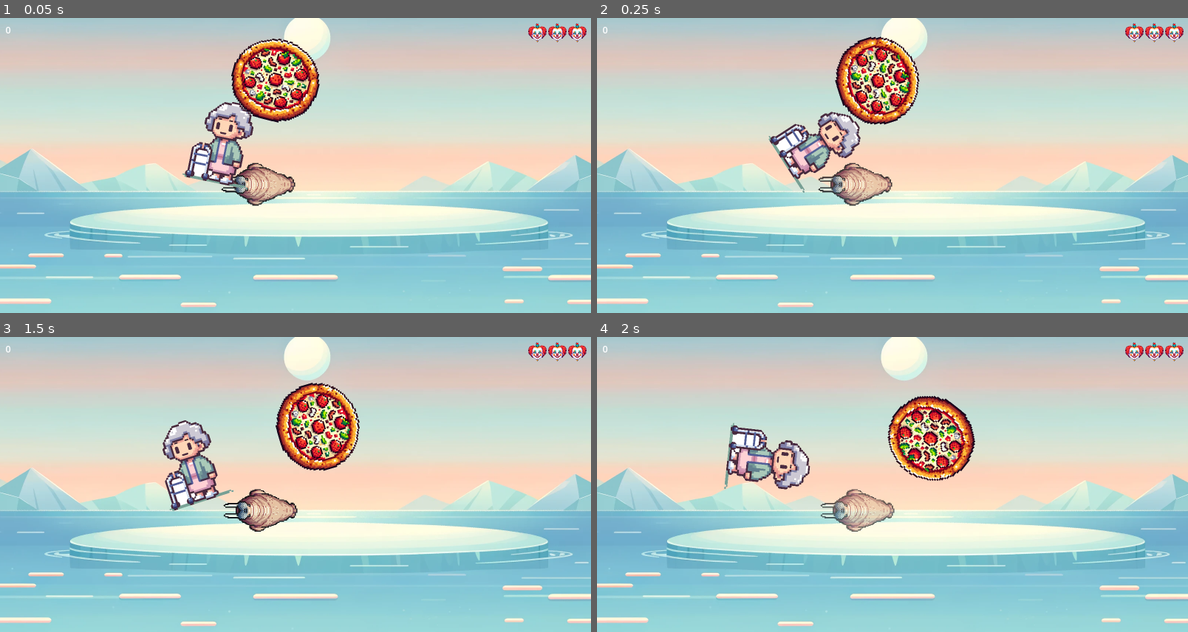
Above: before the commit, frames 1-4 (two rows, left to right).
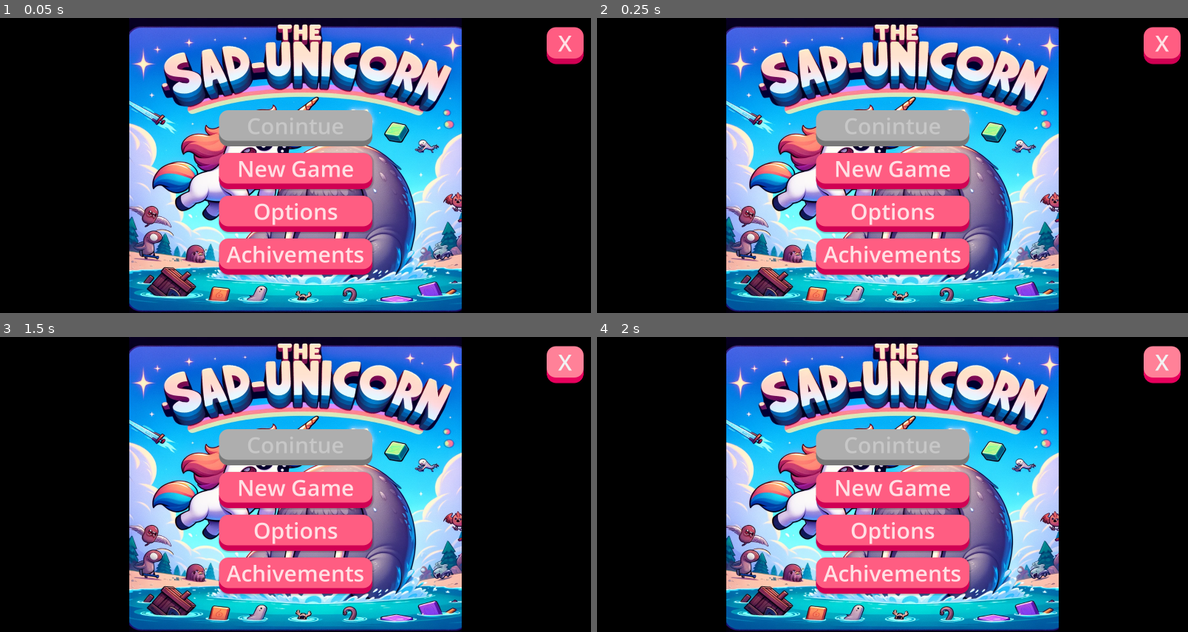
Above: after the commit, the same moments.

Repository: bytedev-code/the-sad-unicorn
Game: Godot game, scene res://menu/menu.tscn
The game is run twice, just before and just after one commit, with the same random seed, the same clock (stepped at 60 frames per second) and the same inputs. Before the commit the project starts from res://game.tscn.
Inputs (mouse positions are in pixels of both pictures, inside the frame that each line leads up to):
- Up to frame 1 (0.05 s): no input
- Up to frame 2 (0.25 s): no input
- Up to frame 3 (1.5 s): click (295, 575) at 0.5 s, where only the run after the commit has a clickable "Achivements"; click (567, 363) at 1.25 s, where only the run after the commit has a clickable "X"
- Up to frame 4 (2 s): no input

The runs differ from the first frame. In frame 1, 99% of the frame differs, in the area x 0-100%, y 0-100%; in frame 2, 99%; in frame 3, 99%; in frame 4, 99%.
Error before the commit: Invalid access to property or key 'game' on a base object of type 'Dictionary'. (res://achivements/scripts/achivements.gd:10)
Error after the commit: Invalid access to property or key 'game' on a base object of type 'Dictionary'. (res://menu/menu.gd:6)

Commit message:
Achivement Scene

Diff:
--- a/achivements/achivementBanner.tscn
+++ b/achivements/achivementBanner.tscn
@@ -16,6 +16,7 @@
 font_weight = 600
 
 [node name="AchivementBanner" type="Control"]
+custom_minimum_size = Vector2(300, 50)
 layout_mode = 3
 anchors_preset = 15
 anchor_right = 1.0
--- a/achivements/scripts/achivementsData.gd
+++ b/achivements/scripts/achivementsData.gd
@@ -11,7 +11,7 @@
 	{
 		"name": "Make the Unicorn Laugh",
 		"texture": preload("res://assets/enemies/unicorn_happy.png"),
-		"reference":["goals","completed", "normal"],
+		"reference":["game","completed", "default"],
 		"goal":1,
 		"reached": false
 	},
--- a/achivements/scripts/saveData.gd
+++ b/achivements/scripts/saveData.gd
@@ -75,5 +75,5 @@
 			if not value.has(key):
 				break
 			value = value[key]
-		if typeof(value) == TYPE_FLOAT and value >= achivement["goal"]:
+		if (typeof(value) == TYPE_FLOAT or typeof(value) == TYPE_INT) and not achivement["reached"] and value >= achivement["goal"]:
 			achivement["reached"] = true
--- /dev/null
+++ b/menu/AchivementItmeDisabled_theme.tres
@@ -0,0 +1,13 @@
+[gd_resource type="Theme" load_steps=2 format=3 uid="uid://b4q78j68ywahr"]
+
+[sub_resource type="StyleBoxFlat" id="StyleBoxFlat_dcyfx"]
+bg_color = Color(0.807843, 0.807843, 0.807843, 1)
+border_width_bottom = 15
+border_color = Color(0.698039, 0.698039, 0.698039, 1)
+corner_radius_top_left = 25
+corner_radius_top_right = 25
+corner_radius_bottom_right = 25
+corner_radius_bottom_left = 25
+
+[resource]
+Panel/styles/panel = SubResource("StyleBoxFlat_dcyfx")
--- /dev/null
+++ b/menu/AchivementItme_theme.tres
@@ -0,0 +1,17 @@
+[gd_resource type="Theme" load_steps=2 format=3 uid="uid://ch2dvnekos0or"]
+
+[sub_resource type="StyleBoxFlat" id="StyleBoxFlat_dcyfx"]
+bg_color = Color(0.623529, 0.658824, 0.992157, 1)
+border_width_bottom = 15
+border_color = Color(0.418115, 0.414518, 0.97575, 1)
+corner_radius_top_left = 25
+corner_radius_top_right = 25
+corner_radius_bottom_right = 25
+corner_radius_bottom_left = 25
+expand_margin_left = 5.0
+expand_margin_top = 5.0
+expand_margin_right = 5.0
+expand_margin_bottom = 5.0
+
+[resource]
+Panel/styles/panel = SubResource("StyleBoxFlat_dcyfx")
--- /dev/null
+++ b/menu/achivementItem.gd
@@ -0,0 +1,47 @@
+extends Control
+var notReachedTheme = preload("res://menu/AchivementItmeDisabled_theme.tres")
+var itemTheme = preload("res://menu/AchivementItme_theme.tres")
+var lockedIcon = preload("res://menu/lock-solid.svg")
+
+# Called when the node enters the scene tree for the first time.
+func _ready():
+	pass # Replace with function body.
+
+
+# Called every frame. 'delta' is the elapsed time since the previous frame.
+func _process(delta):
+	pass
+#
+func setAchivement(achivement):
+	if(achivement["reached"]):
+		$Panel/HBoxContainer/MarginContainer2/Label.text = achivement["name"]
+		$Panel/HBoxContainer/MarginContainer/TextureRect.texture = achivement["texture"]
+	else:
+		$Panel.theme = notReachedTheme
+		$Panel/HBoxContainer/MarginContainer2/Label.text = achivement["name"]
+		$Panel/HBoxContainer/MarginContainer/TextureRect.texture = lockedIcon
+
+
+
+
+
+
+	pass # Replace with function body.
+
+
+func _on_mouse_exited():
+	pass # Replace with function body.
+
+
+var anime_speed = .2
+
+func _on_panel_mouse_entered():
+	var tween = create_tween()
+	tween.tween_property($Panel, "scale:y", 1.1, anime_speed).set_ease(Tween.EASE_OUT)
+	tween.parallel().tween_property($Panel, "scale:x", 1.1,anime_speed).set_ease(Tween.EASE_OUT)
+
+
+func _on_panel_mouse_exited():
+	var tween = create_tween()
+	tween.tween_property($Panel, "scale:y", 1, anime_speed).set_ease(Tween.EASE_OUT)
+	tween.parallel().tween_property($Panel, "scale:x", 1,anime_speed).set_ease(Tween.EASE_OUT)
--- /dev/null
+++ b/menu/achivementItem.tscn
@@ -0,0 +1,69 @@
+[gd_scene load_steps=5 format=3 uid="uid://bkydytluia5xd"]
+
+[ext_resource type="Script" path="res://menu/achivementItem.gd" id="1_i8age"]
+[ext_resource type="Texture2D" uid="uid://dhi4rtdbmtggy" path="res://assets/enemies/banana.png" id="2_p8j85"]
+[ext_resource type="Theme" uid="uid://ch2dvnekos0or" path="res://menu/AchivementItme_theme.tres" id="2_sixtb"]
+
+[sub_resource type="SystemFont" id="SystemFont_npfcf"]
+font_names = PackedStringArray("Trebuchet MS")
+font_italic = true
+font_weight = 600
+
+[node name="AchivementItem" type="Control"]
+layout_mode = 3
+anchors_preset = 15
+anchor_right = 1.0
+anchor_bottom = 1.0
+grow_horizontal = 2
+grow_vertical = 2
+mouse_filter = 1
+script = ExtResource("1_i8age")
+
+[node name="Panel" type="Panel" parent="."]
+custom_minimum_size = Vector2(600, 100)
+layout_mode = 1
+anchors_preset = 5
+anchor_left = 0.5
+anchor_right = 0.5
+offset_left = -300.0
+offset_right = 300.0
+offset_bottom = 100.0
+grow_horizontal = 2
+pivot_offset = Vector2(300, 50)
+size_flags_vertical = 3
+theme = ExtResource("2_sixtb")
+
+[node name="HBoxContainer" type="HBoxContainer" parent="Panel"]
+layout_mode = 1
+offset_right = 600.0
+offset_bottom = 100.0
+
+[node name="MarginContainer" type="MarginContainer" parent="Panel/HBoxContainer"]
+layout_mode = 2
+theme_override_constants/margin_left = 10
+theme_override_constants/margin_top = 10
+theme_override_constants/margin_right = 10
+theme_override_constants/margin_bottom = 10
+
+[node name="TextureRect" type="TextureRect" parent="Panel/HBoxContainer/MarginContainer"]
+layout_mode = 2
+texture = ExtResource("2_p8j85")
+expand_mode = 2
+
+[node name="MarginContainer2" type="MarginContainer" parent="Panel/HBoxContainer"]
+layout_mode = 2
+theme_override_constants/margin_left = 0
+theme_override_constants/margin_top = 10
+theme_override_constants/margin_right = 10
+theme_override_constants/margin_bottom = 10
+
+[node name="Label" type="Label" parent="Panel/HBoxContainer/MarginContainer2"]
+layout_mode = 2
+theme_override_colors/font_color = Color(0.113725, 0.113725, 0.113725, 1)
+theme_override_fonts/font = SubResource("SystemFont_npfcf")
+theme_override_font_sizes/font_size = 32
+text = "Make the Unicorn Laugh"
+
+[connection signal="mouse_entered" from="." to="." method="_on_mouse_entered"]
+[connection signal="mouse_entered" from="Panel" to="." method="_on_panel_mouse_entered"]
+[connection signal="mouse_exited" from="Panel" to="." method="_on_panel_mouse_exited"]
--- /dev/null
+++ b/menu/achivements.tscn
@@ -0,0 +1,69 @@
+[gd_scene load_steps=5 format=3 uid="uid://da4mkwrmsdooe"]
+
+[ext_resource type="Script" path="res://menu/achivementsMenu.gd" id="1_25dwa"]
+[ext_resource type="Texture2D" uid="uid://dyv2yqdrwtbpg" path="res://assets/images/background_1.png" id="2_6sdby"]
+[ext_resource type="Theme" uid="uid://bcltmjdk0dva" path="res://menu/button_theme.tres" id="3_e52v2"]
+[ext_resource type="PackedScene" uid="uid://bkydytluia5xd" path="res://menu/achivementItem.tscn" id="4_44tmk"]
+
+[node name="Achivements" type="Control"]
+layout_mode = 3
+anchors_preset = 15
+anchor_right = 1.0
+anchor_bottom = 1.0
+grow_horizontal = 2
+grow_vertical = 2
+script = ExtResource("1_25dwa")
+
+[node name="TextureRect" type="TextureRect" parent="."]
+layout_mode = 1
+anchors_preset = 15
+anchor_right = 1.0
+anchor_bottom = 1.0
+grow_horizontal = 2
+grow_vertical = 2
+texture = ExtResource("2_6sdby")
+expand_mode = 1
+
+[node name="Back_btn" type="Button" parent="."]
+layout_mode = 1
+anchors_preset = 1
+anchor_left = 1.0
+anchor_right = 1.0
+offset_left = -100.0
+offset_top = 25.0
+offset_right = -40.0
+offset_bottom = 125.0
+grow_horizontal = 0
+theme = ExtResource("3_e52v2")
+text = "X"
+
+[node name="ScrollContainer" type="ScrollContainer" parent="."]
+clip_contents = false
+custom_minimum_size = Vector2(700, 0)
+layout_mode = 1
+anchors_preset = 5
+anchor_left = 0.5
+anchor_right = 0.5
+offset_left = -300.0
+offset_top = 100.0
+offset_right = 300.0
+offset_bottom = 400.0
+grow_horizontal = 2
+
+[node name="MarginContainer" type="MarginContainer" parent="ScrollContainer"]
+layout_mode = 2
+theme_override_constants/margin_left = 50
+theme_override_constants/margin_right = 50
+
+[node name="VBoxContainer" type="VBoxContainer" parent="ScrollContainer/MarginContainer"]
+custom_minimum_size = Vector2(600, 0)
+layout_mode = 2
+size_flags_vertical = 0
+theme_override_constants/separation = 15
+
+[node name="AchivementItem" parent="ScrollContainer/MarginContainer/VBoxContainer" instance=ExtResource("4_44tmk")]
+custom_minimum_size = Vector2(0, 100)
+layout_mode = 2
+
+[connection signal="button_down" from="Back_btn" to="." method="_on_back_btn_button_down"]
+[connection signal="mouse_entered" from="ScrollContainer/MarginContainer/VBoxContainer/AchivementItem" to="." method="_on_achivement_item_mouse_entered"]
--- /dev/null
+++ b/menu/achivementsMenu.gd
@@ -0,0 +1,50 @@
+extends Control
+
+var save:SaveData = SaveData.new()
+var achivementItem = preload("res://menu/achivementItem.tscn")
+
+# Called when the node enters the scene tree for the first time.
+func _ready():
+	updateSize()
+	get_viewport().size_changed.connect(updateSize)
+	for achivement in save.achivements:
+		var item = achivementItem.instantiate()
+		item.custom_minimum_size.y = 100
+		item.setAchivement(achivement)
+		$ScrollContainer/MarginContainer/VBoxContainer.add_child(item)
+
+func updateSize():
+	$ScrollContainer.size.y = get_viewport().size.y - 200
+
+# Called every frame. 'delta' is the elapsed time since the previous frame.
+func _process(delta):
+	pass
+
+
+func _on_back_btn_button_down():
+	get_tree().change_scene_to_file("res://menu/menu.tscn")
+
+func _input(ev):
+	if Input.is_key_pressed(KEY_ESCAPE):
+		get_tree().change_scene_to_file("res://menu/menu.tscn")
+
+func _on_mouse_entered():
+	print("hover")
+	var tween = create_tween()
+	tween.tween_property($Panel, "scale:y", 1.1, .5).set_ease(Tween.EASE_OUT)
+	tween.parallel().tween_property($Panel, "scale:x", 1.1,.5).set_ease(Tween.EASE_OUT)
+
+pass # Replace with function body.
+
+
+func _on_mouse_exited():
+	pass # Replace with function body.
+
+
+func _on_v_box_container_mouse_entered():
+	print("test")
+
+
+func _on_achivement_item_mouse_entered():
+	print("test")
+	pass # Replace with function body.
--- /dev/null
+++ b/menu/lock-solid.svg
@@ -0,0 +1 @@
+<svg xmlns="http://www.w3.org/2000/svg" viewBox="0 0 448 512"><!--!Font Awesome Free 6.5.1 by @fontawesome - https://fontawesome.com License - https://fontawesome.com/license/free Copyright 2024 Fonticons, Inc.--><path d="M144 144v48H304V144c0-44.2-35.8-80-80-80s-80 35.8-80 80zM80 192V144C80 64.5 144.5 0 224 0s144 64.5 144 144v48h16c35.3 0 64 28.7 64 64V448c0 35.3-28.7 64-64 64H64c-35.3 0-64-28.7-64-64V256c0-35.3 28.7-64 64-64H80z"/></svg>
--- a/project.godot
+++ b/project.godot
@@ -11,7 +11,7 @@
 [application]
 
 config/name="the-sad-unicorn"
-run/main_scene="res://game.tscn"
+run/main_scene="res://menu/menu.tscn"
 config/features=PackedStringArray("4.2", "Mobile")
 config/icon="res://icon.svg"
 
Not shown, added: menu/lock-solid.svg.import
